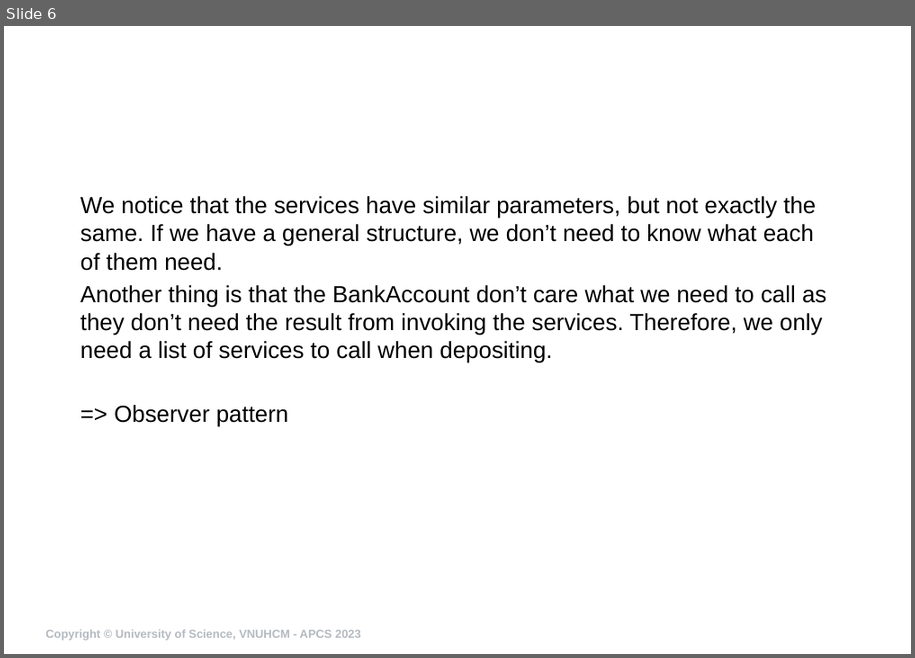
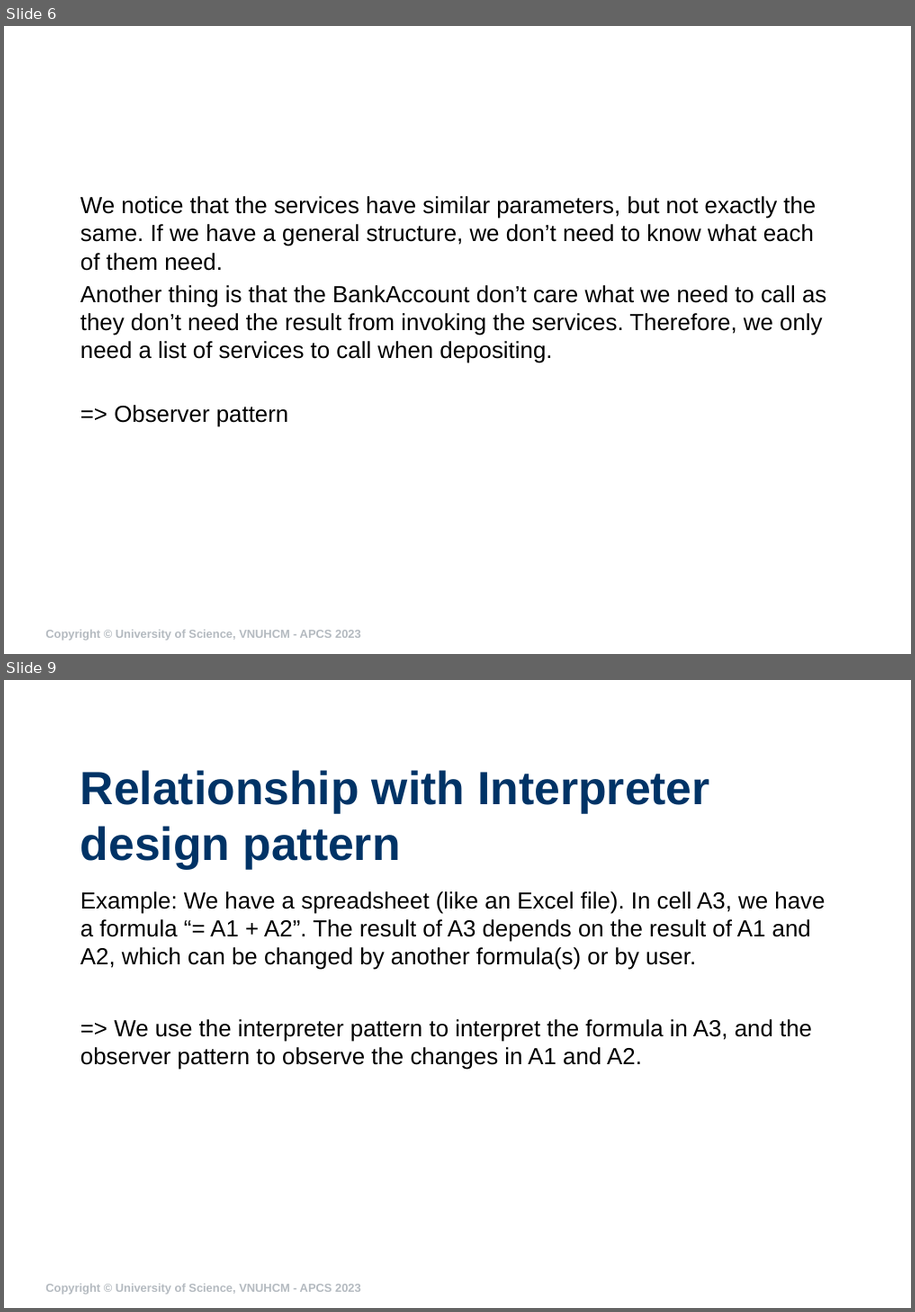
Before and after one commit to ndmhuy/DesignPatternsGroup52, a slide deck: Observer/presentation/slide.pptx. Shown one above the other, each under a label of ours: slide 6 before the commit, slides 6 and 9 after it; the slides between them are not shown. The pictures are 915x658 and 915x1312 pixels, drawn with LibreOffice and Linux fonts; fonts in the diff are those of the drawing; background and template pictures are left out. Boxes give left, top, right and bottom in pixels: in the first picture for what was removed or moved away, otherwise in the second. Text is boxed around its words. In the diff, an @@ line names an element or a change of style, - is before the commit and + after.

Commit message:
Include usage with interpreter in slide

```diff
--- a/Observer/presentation/slide.pptx
+++ b/Observer/presentation/slide.pptx
@@ slide 9 added at [4, 680, 911, 1308], background #FFFFFF @@
@@ title added at [80, 770, 710, 869], 40 pt, text #003366, bold @@
+Relationship with Interpreter design pattern
@@ text added at [80, 892, 825, 970], 20 pt, text #000000 @@
+Example: We have a spreadsheet (like an Excel file). In cell A3, we have a formula “= A1 + A2”. The result of A3 depends on the result of A1 and A2, which can be changed by another formula(s) or by user.
@@ text added at [80, 1019, 812, 1070], 20 pt, text #000000 @@
+=> We use the interpreter pattern to interpret the formula in A3, and the observer pattern to observe the changes in A1 and A2.
@@ text added at [45, 1284, 361, 1294], 10 pt, text #B4BAC0, bold @@
+Copyright © University of Science, VNUHCM - APCS 2023
```
Also in this commit, not shown: 2 slides changed, 2 other slides added.
